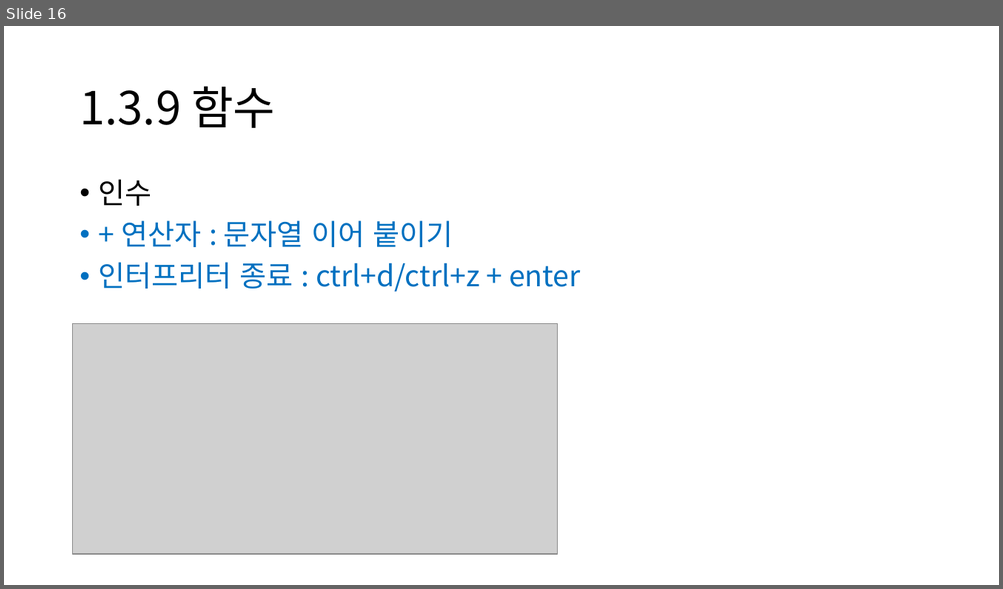
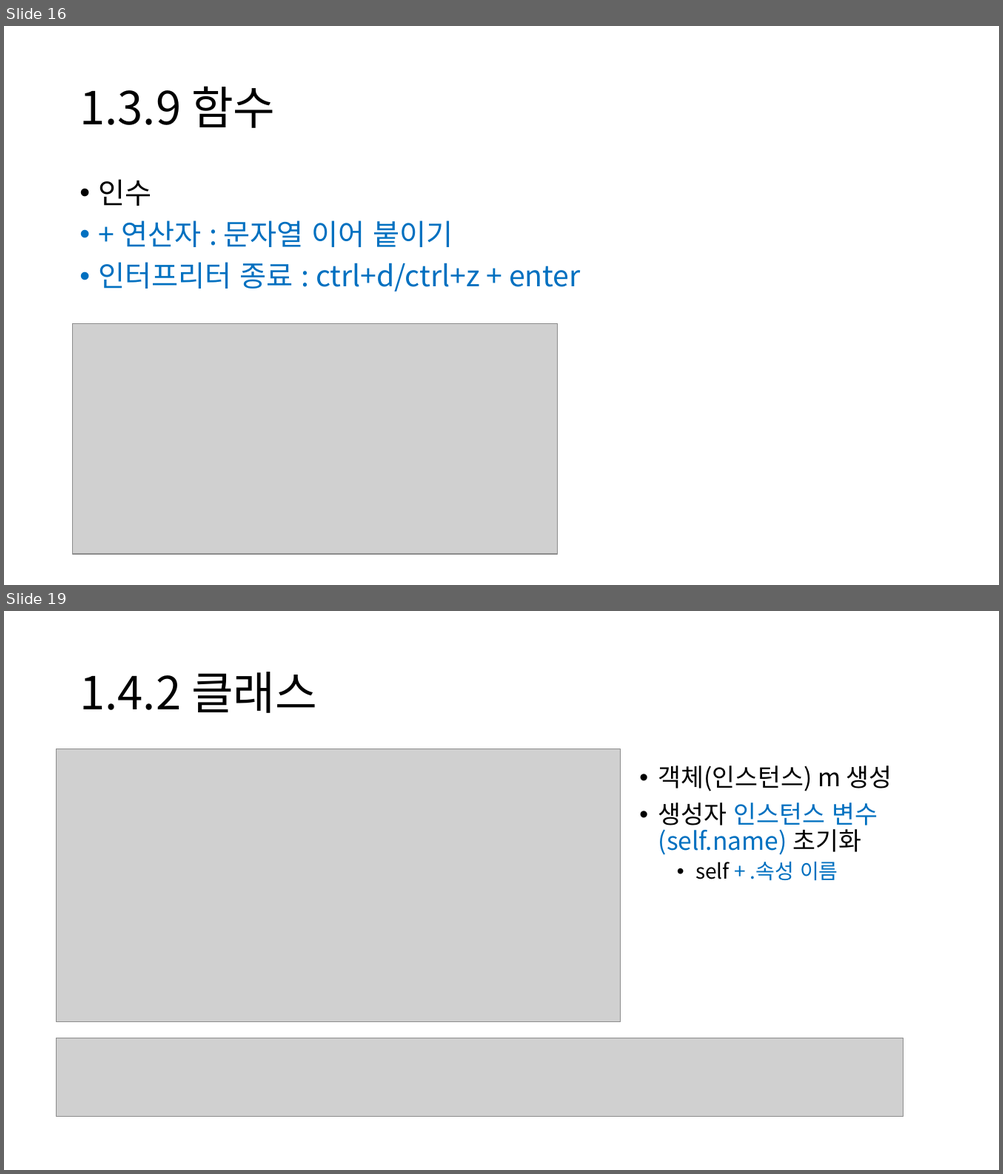
Before and after one commit to UIJIh/2024, a slide deck: DeepLearningFromScratch/ch01/dlfs_ch01.pptx. Shown one above the other, each under a label of ours: slide 16 before the commit, slides 16 and 19 after it; the slides between them are not shown. The pictures are 1003x589 and 1003x1174 pixels, drawn with LibreOffice and Linux fonts; fonts in the diff are those of the drawing; grey boxes stand for pictures. Boxes give left, top, right and bottom in pixels: in the first picture for what was removed or moved away, otherwise in the second. Text is boxed around its words. In the diff, an @@ line names an element or a change of style, - is before the commit and + after.

```diff
--- a/DeepLearningFromScratch/ch01/dlfs_ch01.pptx
+++ b/DeepLearningFromScratch/ch01/dlfs_ch01.pptx
@@ slide 19 added at (4, 611, 999, 1170), background #FFFFFF @@
@@ title added at (79, 672, 317, 713), 44 pt, text #000000 @@
+1.4.2 클래스
@@ picture added at (57, 749, 620, 1022) @@
@@ text added at (658, 766, 892, 881), 24 pt, text #0070C0 @@
+• 객체(인스턴스) m 생성
+• 생성자 인스턴스 변수(self.name) 초기화
+  • self + .속성 이름
@@ picture added at (57, 1039, 903, 1118) @@
```
Also in this commit, not shown: 2 slides changed, 8 other slides added.
